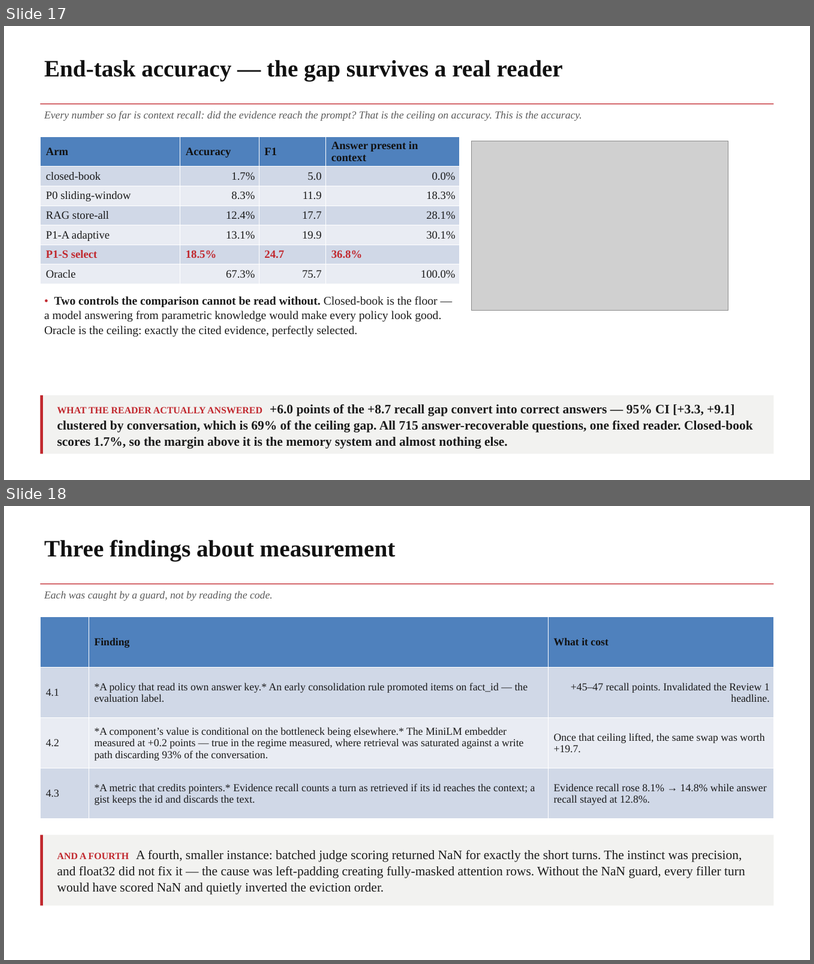
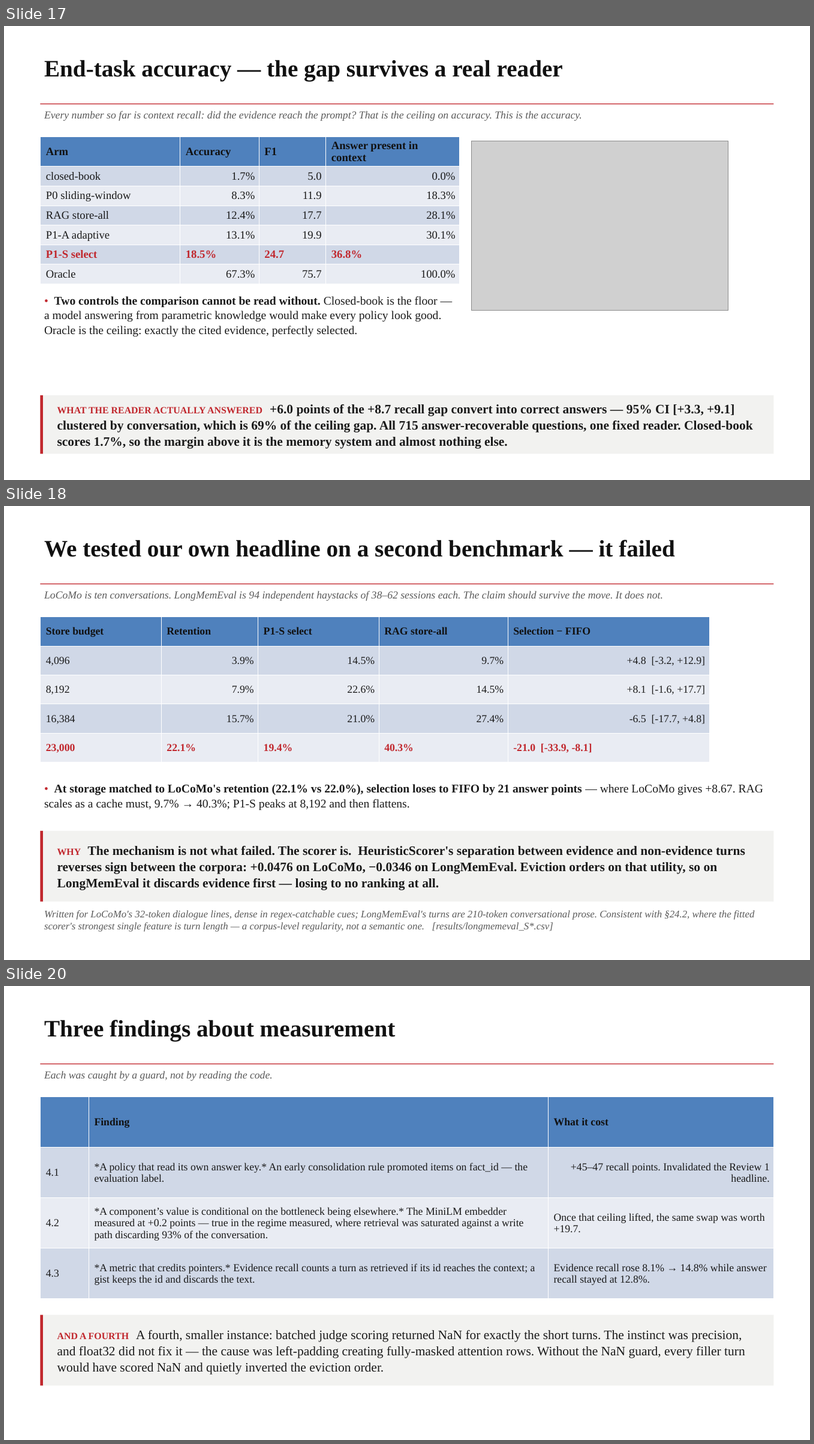
Before and after one commit to ruthme1ster/MemGate, a slide deck: docs/MemGate_Capstone_Review2_NMIMS.pptx. Shown one above the other, each under a label of ours: slides 17 and 18 before the commit, slides 17, 18 and 20 after it; the slides between them are not shown. The pictures are 814x964 and 814x1444 pixels, drawn with LibreOffice and Linux fonts; fonts in the diff are those of the drawing; grey boxes stand for pictures. Boxes give left, top, right and bottom in pixels: in the first picture for what was removed or moved away, otherwise in the second. Text is boxed around its words. In the diff, an @@ line names an element or a change of style, - is before the commit and + after.

```diff
--- a/docs/MemGate_Capstone_Review2_NMIMS.pptx
+++ b/docs/MemGate_Capstone_Review2_NMIMS.pptx
@@ slide 18 added at [4,506,810,960], background #FFFFFF @@
@@ text added at [44,540,675,557], 42 pt, text #111111, bold @@
+We tested our own headline on a second benchmark — it failed
@@ rectangle added at [40,583,774,584], fill #C1272D @@
@@ text added at [44,591,663,601], 19 pt, text #5A5A5A, italic @@
+LoCoMo is ten conversations. LongMemEval is 94 independent haystacks of 38–62 sessions each. The claim should survive the move. It does not.
@@ table added at [40,617,710,762], 5 rows, 5 columns @@
+Store budget | Retention | P1-S select | RAG store-all | Selection − FIFO
+4,096 | 3.9% | 14.5% | 9.7% | +4.8 [-3.2, +12.9]
+8,192 | 7.9% | 22.6% | 14.5% | +8.1 [-1.6, +17.7]
+16,384 | 15.7% | 21.0% | 27.4% | -6.5 [-17.7, +4.8]
+23,000 | 22.1% | 19.4% | 40.3% | -21.0 [-33.9, -8.1]
@@ text added at [44,784,764,810], 21 pt, text #1A1A1A @@
+• At storage matched to LoCoMo's retention (22.1% vs 22.0%), selection loses to FIFO by 21 answer points — where LoCoMo gives +8.67. RAG scales as a cache must, 9.7% → 40.3%; P1-S peaks at 8,192 and then flattens.
@@ rectangle added at [40,831,43,901], fill #C1272D @@
@@ rectangle added at [43,831,774,901], fill #F2F2F0 @@
@@ text added at [57,846,746,890], 23 pt, text #1A1A1A, bold @@
+WHY The mechanism is not what failed. The scorer is. HeuristicScorer's separation between evidence and non-evidence turns reverses sign between the corpora: +0.0476 on LoCoMo, −0.0346 on LongMemEval. Eviction orders on that utility, so on LongMemEval it discards evidence first — losing to no ranking at all.
@@ text added at [44,910,755,931], 18 pt, text #5A5A5A, italic @@
+Written for LoCoMo's 32-token dialogue lines, dense in regex-catchable cues; LongMemEval's turns are 210-token conversational prose. Consistent with §24.2, where the fitted scorer's strongest single feature is turn length — a corpus-level regularity, not a semantic one. [results/longmemeval_S*.csv]
@@ what was slide 18 is now slide 20 @@
```
Also in this commit, not shown: 6 slides changed, 1 other slide added, 4 other files.
